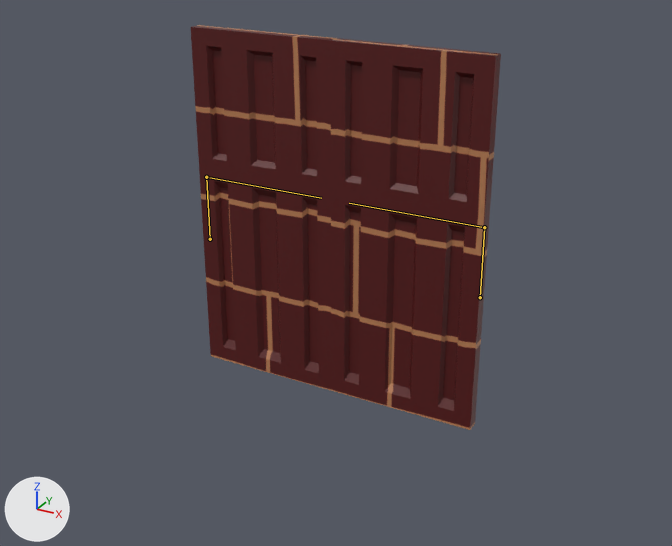
The FBX model Assets/Models/Doors/Doors.fbx, before and after one commit.
One viewpoint serves both versions: a camera (50 mm lens) standing at (5.97, -10.84, 7.34) and looking at (0.36, -0.63, 2.24). Arrows for +X, +Y and +Z are at lower left; the lights stay in place. The picture after the commit comes second. The bones that change, and the others that lie on the model, are drawn over the model as lines.

Names of what the first picture shows: 'Door_Left', 'Door_Right'.
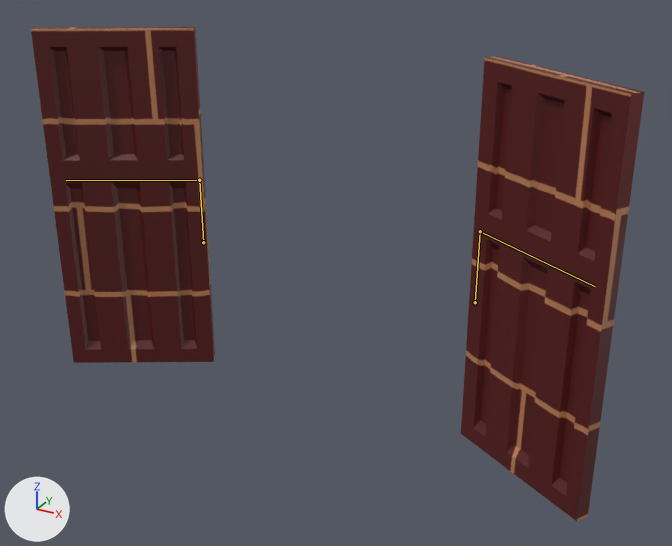
The newer file adds an action. The first version stands in its rest pose; the second is drawn at frame 1 of the action '06-CLOSING_SLOW_REV'.

The change in detail:
Bone 'CTR_Door.L' (bone_ctr_door_l) moves from (0.0, 0.0, 0.0) to (0.0, 0.0, 0.17).
Bone 'CTR_Door.L' (bone_ctr_door_l) turns from (0, 0, 0) to (0, 150, 0) degrees about its own x, y and z.
Bone 'CTR_Door.R' (bone_ctr_door_r) moves from (0.0, 0.0, 0.0) to (0.0, 0.0, 0.17).
Bone 'CTR_Door.R' (bone_ctr_door_r) turns from (0, 0, 0) to (0, -150, 0) degrees about its own x, y and z.

What differs and where, as boxes [x1, y1, x2, y2] in the pictures (672 x 546 px):
'Door_Right', posed (8% wider, 19% taller)
    before: [331, 38, 501, 430]
    after: [461, 56, 644, 521]
'Door_Left', posed (26% wider, 8% shorter)
    before: [191, 25, 337, 390]
    after: [31, 27, 215, 363]
bone 'CTR_Door.L', root to tip
    before: (480, 297) to (484, 227)
    after: (475, 302) to (480, 231)
bone 'CTR_Door.R', root to tip
    before: (210, 239) to (206, 177)
    after: (203, 242) to (199, 180)
